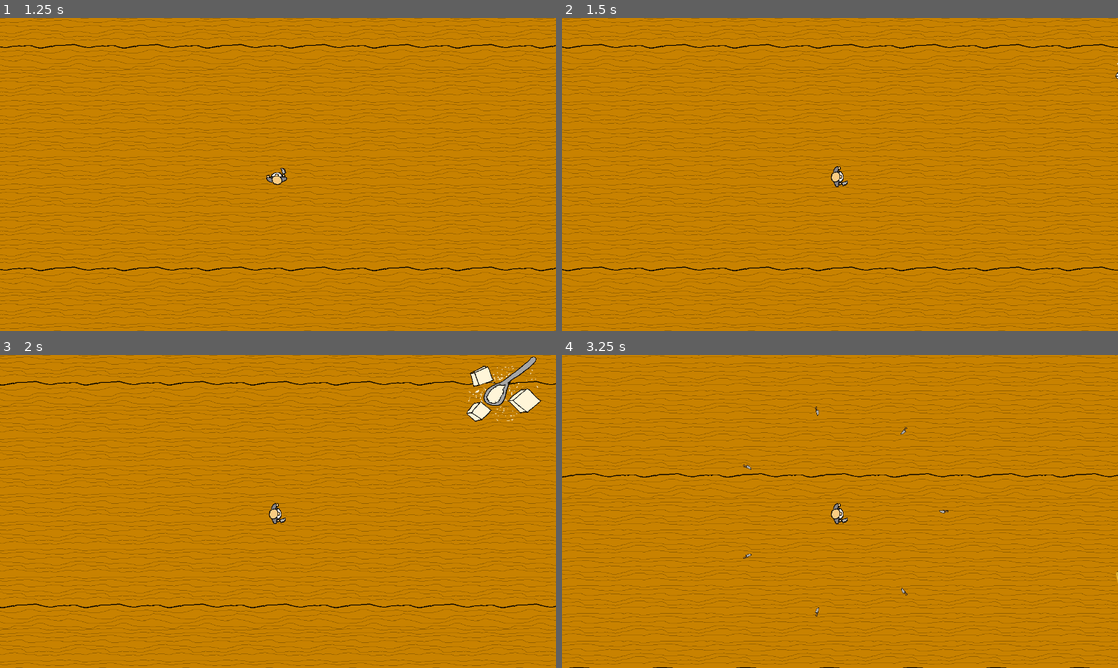
Above: before the commit, frames 1-4 (two rows, left to right).
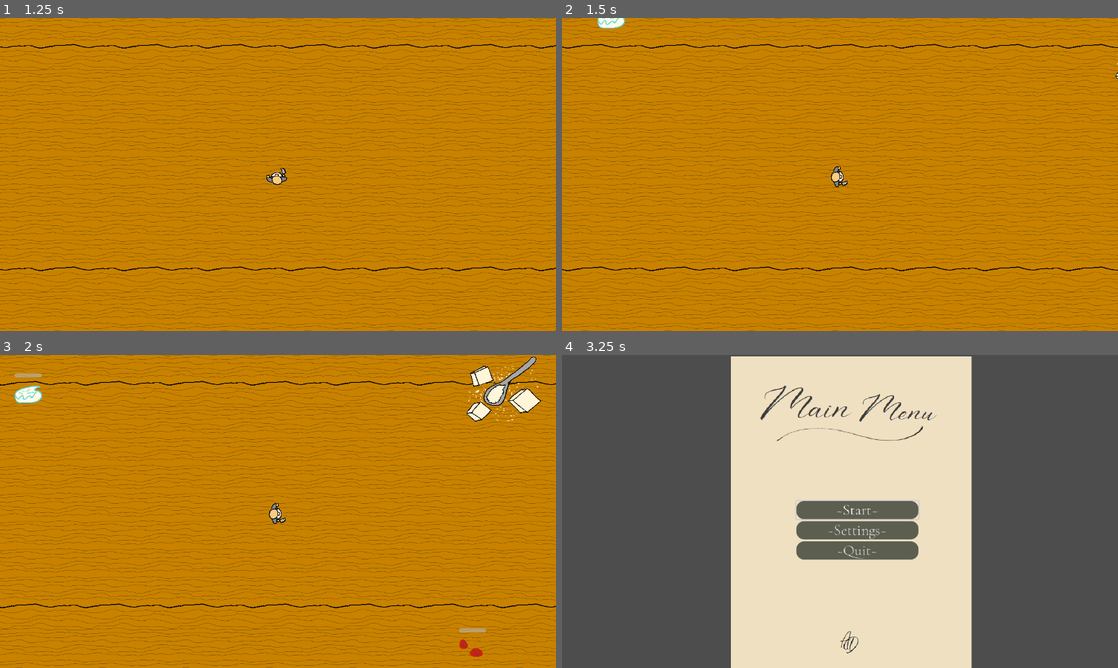
Above: after the commit, the same moments.

Repository: Cbuch/SWE6753
Game: Godot game, scene res://Menus/MenuScenes/MainMenu.tscn
Two runs of this game, one before a commit and one after it. Both use one fixed random seed, a clock stepped at 60 frames per second and the inputs below.
Inputs:
- Up to frame 1 (1.25 s): click "~Start~" at 0.5 s
- Up to frame 2 (1.5 s): tap Enter at 1.25 s; hold Right (move_right) from 1.28 s (still down)
- Up to frame 3 (2 s): keep holding Right (move_right)
- Up to frame 4 (3.25 s): release Right (move_right) at 2.03 s; hold Down (move_down) 2.03-2.78 s; hold Right (move_right) from 2.78 s (still down)

Frame 1 is identical in both runs. In frame 2, 0.2% of the frame differs, in the area x 6-12%, y 0-4%; in frame 3, 0.4%; in frame 4, 100%, in the area x 0-100%, y 0-100%.
Error after the commit: Parse Error: Expected expression for variable initial value after "=". (res://scripts/projectile_knife.gd:11)

Commit message:
Finishing up prototype for first sprint

Diff:
--- a/getouttathekitchen/Scenes/Mob.tscn
+++ b/getouttathekitchen/Scenes/Mob.tscn
@@ -130,21 +130,43 @@
 [sub_resource type="RectangleShape2D" id="RectangleShape2D_7xbji"]
 size = Vector2(54, 51)
 
-[node name="RigidBody2D" type="CharacterBody2D" groups=["mobs"]]
+[sub_resource type="RectangleShape2D" id="RectangleShape2D_4rnky"]
+size = Vector2(58, 55)
+
+[node name="Mob" type="CharacterBody2D" groups=["mobs"]]
 top_level = true
 texture_filter = 1
-collision_layer = 0
-collision_mask = 0
+collision_layer = 2
 script = ExtResource("1_4rnky")
 
 [node name="AnimatedSprite2D" type="AnimatedSprite2D" parent="."]
 texture_filter = 1
 sprite_frames = SubResource("SpriteFrames_6v40e")
 animation = &"carb"
-frame_progress = 0.179195
+frame_progress = 0.430566
 
 [node name="CollisionShape2D" type="CollisionShape2D" parent="."]
 position = Vector2(-1, -1.5)
 shape = SubResource("RectangleShape2D_7xbji")
 
 [node name="NavigationAgent2D" type="NavigationAgent2D" parent="."]
+
+[node name="Collision Detector" type="Area2D" parent="."]
+collision_layer = 0
+collision_mask = 8
+
+[node name="CollisionShape2D" type="CollisionShape2D" parent="Collision Detector"]
+position = Vector2(0, -1.5)
+shape = SubResource("RectangleShape2D_4rnky")
+
+[node name="HealthBar" type="ProgressBar" parent="."]
+offset_left = -31.0
+offset_top = -41.0
+offset_right = 32.0
+offset_bottom = -32.0
+theme_override_font_sizes/font_size = 1
+rounded = true
+show_percentage = false
+
+[connection signal="area_entered" from="Collision Detector" to="." method="_on_collision_detector_area_entered"]
+[connection signal="body_entered" from="Collision Detector" to="." method="_on_collision_detector_body_entered"]
--- a/getouttathekitchen/Scenes/level_1.tscn
+++ b/getouttathekitchen/Scenes/level_1.tscn
@@ -134,6 +134,27 @@
 }
 point_count = 6
 
+[sub_resource type="RectangleShape2D" id="RectangleShape2D_chwpn"]
+size = Vector2(15.384, 36.4575)
+
+[sub_resource type="RectangleShape2D" id="RectangleShape2D_7p6j4"]
+size = Vector2(188.981, 110.667)
+
+[sub_resource type="RectangleShape2D" id="RectangleShape2D_6444e"]
+size = Vector2(134.092, 98.979)
+
+[sub_resource type="RectangleShape2D" id="RectangleShape2D_evi0p"]
+size = Vector2(556.427, 218.591)
+
+[sub_resource type="RectangleShape2D" id="RectangleShape2D_lsmp6"]
+size = Vector2(387.458, 192.861)
+
+[sub_resource type="RectangleShape2D" id="RectangleShape2D_xrdnt"]
+size = Vector2(123.983, 146.648)
+
+[sub_resource type="RectangleShape2D" id="RectangleShape2D_wrinw"]
+size = Vector2(137.69, 167.199)
+
 [node name="Node2D" type="Node2D"]
 script = ExtResource("1_xfk5q")
 mob_scene = ExtResource("2_7p6j4")
@@ -255,7 +276,6 @@
 
 [node name="Player" parent="." instance=ExtResource("2_hbghi")]
 position = Vector2(2760, 1327)
-collision_layer = 1
 collision_mask = 1
 
 [node name="Camera2D" type="Camera2D" parent="Player"]
@@ -267,4 +287,71 @@
 position = Vector2(-706, -448)
 rotation = -0.00771373
 
+[node name="areadetector" type="Area2D" parent="Player"]
+collision_layer = 0
+collision_mask = 32
+
+[node name="CollisionShape2D" type="CollisionShape2D" parent="Player/areadetector"]
+position = Vector2(-0.5, 2.40168)
+scale = Vector2(2.27509, 0.680337)
+shape = SubResource("RectangleShape2D_chwpn")
+
+[node name="areas" type="Node2D" parent="."]
+
+[node name="carb" type="Area2D" parent="areas"]
+collision_layer = 32
+collision_mask = 0
+
+[node name="carbarea" type="CollisionShape2D" parent="areas/carb"]
+position = Vector2(648.5, 1517.5)
+scale = Vector2(6.61971, 7.94276)
+shape = SubResource("RectangleShape2D_7p6j4")
+
+[node name="dairy" type="Area2D" parent="areas"]
+collision_layer = 32
+collision_mask = 0
+
+[node name="dairyarea" type="CollisionShape2D" parent="areas/dairy"]
+position = Vector2(720.5, 531)
+scale = Vector2(10.4033, 9.49696)
+shape = SubResource("RectangleShape2D_6444e")
+
+[node name="sugar" type="Area2D" parent="areas"]
+collision_layer = 32
+collision_mask = 0
+
+[node name="sugararea" type="CollisionShape2D" parent="areas/sugar"]
+position = Vector2(2289.28, 467.666)
+scale = Vector2(3.04341, 4.26673)
+shape = SubResource("RectangleShape2D_evi0p")
+
+[node name="fruit" type="Area2D" parent="areas"]
+collision_layer = 32
+collision_mask = 0
+
+[node name="fruitarea" type="CollisionShape2D" parent="areas/fruit"]
+position = Vector2(3978.5, 480.5)
+scale = Vector2(4.26111, 4.81693)
+shape = SubResource("RectangleShape2D_lsmp6")
+
+[node name="meat" type="Area2D" parent="areas"]
+collision_layer = 32
+collision_mask = 0
+
+[node name="proteinarea" type="CollisionShape2D" parent="areas/meat"]
+position = Vector2(5513, 586)
+scale = Vector2(11.6145, 7.7737)
+shape = SubResource("RectangleShape2D_xrdnt")
+
+[node name="veg" type="Area2D" parent="areas"]
+collision_layer = 32
+collision_mask = 0
+
+[node name="vegarea" type="CollisionShape2D" parent="areas/veg"]
+position = Vector2(5468.5, 1576)
+scale = Vector2(11.1046, 4.82061)
+shape = SubResource("RectangleShape2D_wrinw")
+
 [connection signal="timeout" from="mobtimer" to="." method="_on_mobtimer_timeout"]
+[connection signal="hit" from="Player" to="." method="_on_player_hit"]
+[connection signal="area_entered" from="Player/areadetector" to="." method="_on_areadetector_area_entered"]
--- a/getouttathekitchen/Scenes/player.tscn
+++ b/getouttathekitchen/Scenes/player.tscn
@@ -8,8 +8,8 @@
 [ext_resource type="Texture2D" uid="uid://dw4krsqit2p5p" path="res://art/charspriteup.png" id="5_8erm5"]
 
 [sub_resource type="CapsuleShape2D" id="CapsuleShape2D_6t5aa"]
-radius = 21.0
-height = 66.0
+radius = 18.0
+height = 36.0
 
 [sub_resource type="SpriteFrames" id="SpriteFrames_t2ujn"]
 animations = [{
@@ -47,14 +47,13 @@
 }]
 
 [sub_resource type="CapsuleShape2D" id="CapsuleShape2D_vgqql"]
-radius = 23.0
-height = 69.0
+radius = 25.0
+height = 50.0
 
 [node name="Player" type="CharacterBody2D" node_paths=PackedStringArray("_current_weapons")]
-collision_layer = 0
-collision_mask = 0
+collision_mask = 2
 script = ExtResource("1_cbhve")
-_stat_player_amount = 6.0
+_stat_player_amount = 4.0
 _current_weapons = [NodePath("Weapon_Knife")]
 metadata/_edit_group_ = true
 
@@ -68,9 +67,11 @@
 [node name="Weapon_Knife" parent="." instance=ExtResource("3_3ll3d")]
 
 [node name="Area2D" type="Area2D" parent="."]
-collision_mask = 0
+collision_layer = 32
+collision_mask = 2
 
 [node name="CollisionShape2D" type="CollisionShape2D" parent="Area2D"]
 shape = SubResource("CapsuleShape2D_vgqql")
 
+[connection signal="area_entered" from="Area2D" to="." method="_on_area_2d_area_entered"]
 [connection signal="body_entered" from="Area2D" to="." method="_on_area_2d_body_entered"]
--- a/getouttathekitchen/Scenes/projectile_knife.tscn
+++ b/getouttathekitchen/Scenes/projectile_knife.tscn
@@ -106,8 +106,10 @@
 script = ExtResource("1_735p3")
 end_pos = Vector2(0, -150)
 
-[node name="Area2D" type="Area2D" parent="."]
+[node name="Area2D" type="Area2D" parent="." groups=["projectile"]]
 rotation = -3.14159
+collision_layer = 8
+collision_mask = 0
 
 [node name="CollisionShape2D" type="CollisionShape2D" parent="Area2D"]
 position = Vector2(-2.5, -12)
--- a/getouttathekitchen/project.godot
+++ b/getouttathekitchen/project.godot
@@ -26,6 +26,7 @@
 [global_group]
 
 mobs=""
+projectile=""
 
 [input]
 
--- a/getouttathekitchen/scripts/level_1.gd
+++ b/getouttathekitchen/scripts/level_1.gd
@@ -1,6 +1,8 @@
 extends Node2D
 
 @export var mob_scene: PackedScene
+
+var mob_boost
 
 func _ready() -> void:
 	$mobtimer.start()
@@ -14,18 +16,30 @@
 
 	# Choose a random location on Path2D.
 	var mob_spawn_location = $Player/MobPath/MobSpawnLocation
+
 	mob_spawn_location.progress_ratio = randf()
-
 	mob.target = $Player
 
-	print(mob)
+	#if a player is in a food types' area then make that food's enemies 50% more likely to spawn
+	#Currently the valuss are set at 50% but we can make them higher if we like.
+	mob_boost = $Player/areadetector.get_overlapping_areas()
+	if(mob_boost.size() > 1):
+		if (randi_range(0,1) == 1):
+			mob_boost = mob_boost[1].name
+		else:
+			mob_boost = ""
+	else:
+		mob_boost = ""
+
+	print(mob_boost)
+	if(mob_boost != null):
+		mob.animtype(mob_boost)
 
 	# Set the mob's position to the random location.
-	mob.position = mob_spawn_location.position
+	mob.global_position = mob_spawn_location.global_position
 	# Spawn the mob by adding it to the Main scene.
-	$NavigationRegion2D.add_child(mob)
-	var count = 0
-	for child in get_children():
-		if child.is_in_group("mobs"):
-			count+= 1
-		print(count)
+	add_child(mob)
+
+
+func _on_player_hit() -> void:
+	get_tree().change_scene_to_file("res://Menus/MenuScenes/MainMenu.tscn")
--- a/getouttathekitchen/scripts/mob.gd
+++ b/getouttathekitchen/scripts/mob.gd
@@ -1,14 +1,42 @@
 extends CharacterBody2D
 @onready var navigation_agent: NavigationAgent2D = $NavigationAgent2D
 @export var target: CharacterBody2D
+@export var health = 100
 
-const SPEED = 415
+var typing = "blank"
+const SPEED = 350
 
 func _ready():
+	healthbar_setup()
 	var mob_types = Array($AnimatedSprite2D.sprite_frames.get_animation_names())
-	$AnimatedSprite2D.animation = mob_types.pick_random()
+	print(typing)
+	if (typing.contains("carb") || typing.contains("veg") || typing.contains("sugar") || typing.contains("meat") || typing.contains("fruit") || typing.contains("dairy")):
+		animtype(typing)
+	else:
+		$AnimatedSprite2D.animation = mob_types.pick_random()
+	$AnimatedSprite2D.play()
 
 func _process(delta: float) -> void:
+	health_update()
 	navigation_agent.target_position = target.global_position
 	velocity = global_position.direction_to(navigation_agent.get_next_path_position())
+	velocity *= SPEED
 	move_and_slide()
+
+func die():
+	queue_free()
+
+func _on_collision_detector_area_entered(area: Area2D) -> void:
+	if area.is_in_group("projectile"):
+
+		die()
+
+func animtype(input: StringName):
+	typing = input
+	$AnimatedSprite2D.animation=input
+
+func healthbar_setup():
+	$HealthBar.max_value = health
+
+func health_update():
+	$HealthBar.value=health
--- a/getouttathekitchen/scripts/player.gd
+++ b/getouttathekitchen/scripts/player.gd
@@ -12,7 +12,7 @@
 @export var _stat_speed = 1
 
 #stats for weapons
-@export var _stat_player_amount: float = 10		#0
+@export var _stat_player_amount: float = 3		#0
 @export var _stat_player_cd: float = 0			#1
 @export var _stat_player_damage: float = 0		#2
 @export var _stat_player_duration: float = 0	#3
@@ -72,7 +72,7 @@
 		_current_weapons[i].update_player_stats(stats_array)
 
 func _on_area_2d_body_entered(body: Node2D) -> void:
-	pass
-	#hide ()
-	#hit.emit()
-	#$CollisionShape2D.set_deferred("disabled", true)
+	if(body.is_in_group("mobs")):
+		hide ()
+		hit.emit()
+		$CollisionShape2D.set_deferred("disabled", true)
--- a/getouttathekitchen/scripts/projectile_knife.gd
+++ b/getouttathekitchen/scripts/projectile_knife.gd
@@ -5,6 +5,10 @@
 @export var base_speed: float = 400.0  # Renamed from speed
 @export var deceleration_range: float = 50.0  # Increased range
 @export var base_size: float = .35
+
+var player_scene = preload("res://scripts/player.gd").instance()
+var damage = player_scene.get_node("")
+var damage =
 
 #stuff for flipping and such
 var going_up = true
@@ -46,3 +50,7 @@
 		#else:
 			#$AnimationPlayer.play("Knife_flip_up")
 		#going_up = !going_up
+
+
+func _on_area_2d_body_entered(body: Node2D) -> void:
+	pass # Replace with function body.
Not shown: 1 places in getouttathekitchen/Scenes/Mob.tscn that only renumber resources
Not shown: 1 places in getouttathekitchen/Scenes/level_1.tscn that only renumber resources
Not shown: 1 places in getouttathekitchen/Scenes/projectile_knife.tscn that only renumber resources
